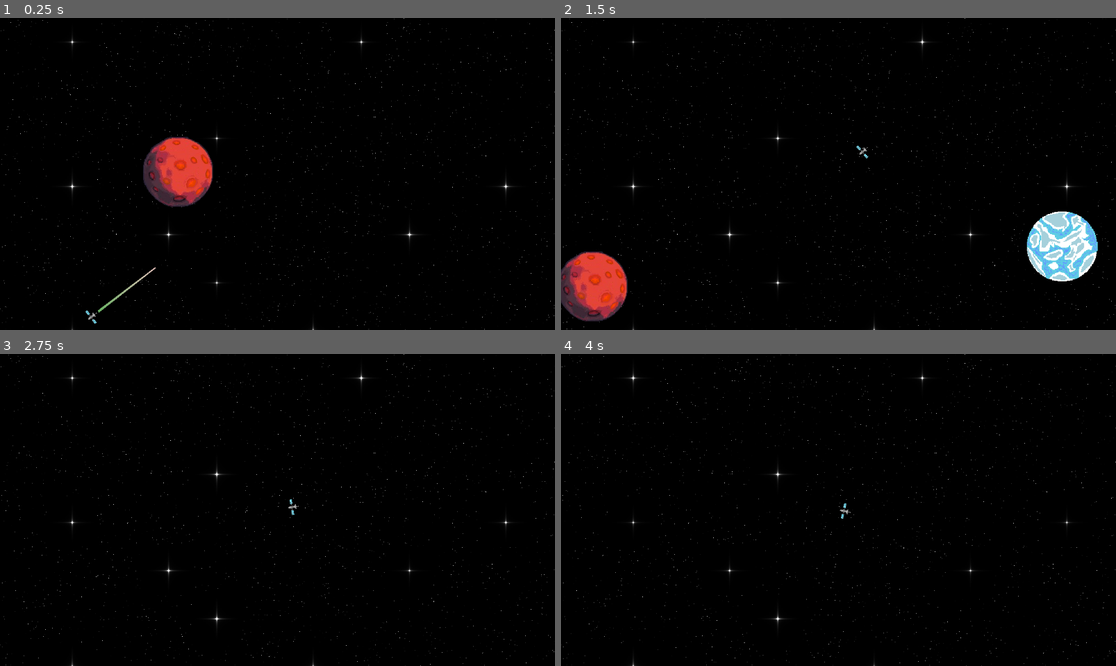
Above: before the commit, frames 1-4 (two rows, left to right).
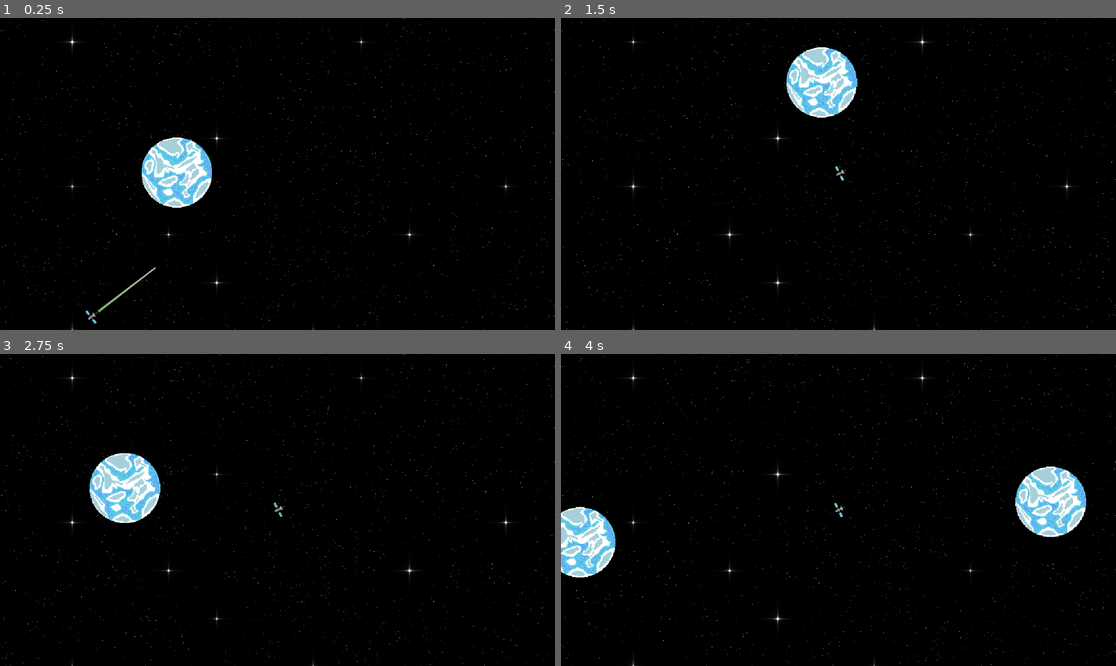
Above: after the commit, the same moments.

Repository: Revarsel/Planet_Loop
Game: Godot game, scene res://Scenes/world.tscn
Same seed, same stepped clock (60 frames per second), same inputs: the game is played once before the commit and once after it.
Inputs (mouse positions are in pixels of both pictures, inside the frame that each line leads up to):
- Up to frame 1 (0.25 s): no input
- Up to frame 2 (1.5 s): move the mouse to (960, 158) at 0.52 s; hold Right mouse button (right_click) 0.53-1.28 s; click (960, 158) at 0.67 s; move the mouse to (727, 189) at 1.27 s; tap F at 1.35 s; click (727, 189) at 1.42 s
- Up to frame 3 (2.75 s): move the mouse to (333, 441) at 2.02 s; hold Right mouse button (right_click) from 2.03 s (still down); click (333, 441) at 2.17 s
- Up to frame 4 (4 s): move the mouse to (810, 572) at 2.77 s; release Right mouse button (right_click) at 2.78 s; tap F at 2.85 s; click (810, 572) at 2.92 s; move the mouse to (1005, 556) at 3.52 s; hold Right mouse button (right_click) from 3.53 s (still down); click (1005, 556) at 3.67 s

The runs differ from the first frame. In frame 1, 2.6% of the frame differs, in the area x 0-100%, y 0-100%; in frame 2, 7.1%; in frame 3, 2.7%; in frame 4, 4.5%.
Error after the commit: Invalid call. Nonexistent function '_update' in base 'StaticBody2D'. (res://Scenes/planet.tscn::GDScript_xehyc:6)

Commit message:
some changes idk

Diff:
--- a/Scenes/planet.tscn
+++ b/Scenes/planet.tscn
@@ -1,7 +1,15 @@
 [gd_scene load_steps=5 format=3 uid="uid://w6a8ecucjs34"]
 
-[ext_resource type="Script" uid="uid://ctp2ijkmuavnm" path="res://Scripts/planet.gd" id="1_xehyc"]
 [ext_resource type="Texture2D" uid="uid://3y2fga4lv40u" path="res://Assets/Earth-3.png" id="2_vpe2g"]
+
+[sub_resource type="GDScript" id="GDScript_xehyc"]
+script/source = "
+extends Node
+
+func _process(delta: float) -> void:
+	var parent = get_parent()
+	parent._update()
+"
 
 [sub_resource type="CircleShape2D" id="CircleShape2D_kg0dd"]
 radius = 75.6637
@@ -10,14 +18,12 @@
 radius = 300.0
 
 [node name="Planet" type="StaticBody2D"]
-script = ExtResource("1_xehyc")
-gravity = 10000.0
-max_distance = 1000
 
 [node name="Sprite2D" type="Sprite2D" parent="."]
 texture_filter = 1
 scale = Vector2(0.13, 0.13)
 texture = ExtResource("2_vpe2g")
+script = SubResource("GDScript_xehyc")
 
 [node name="CollisionShape2D" type="CollisionShape2D" parent="."]
 shape = SubResource("CircleShape2D_kg0dd")
--- a/Scenes/world.tscn
+++ b/Scenes/world.tscn
@@ -1,12 +1,9 @@
-[gd_scene load_steps=9 format=3 uid="uid://bs6raedppu003"]
+[gd_scene load_steps=6 format=3 uid="uid://bs6raedppu003"]
 
 [ext_resource type="Script" uid="uid://b17agoqotreoi" path="res://Scripts/camera_2d.gd" id="1_5a7ea"]
 [ext_resource type="PackedScene" uid="uid://d1v78v08q0431" path="res://Scenes/player.tscn" id="1_a02cp"]
 [ext_resource type="Shader" uid="uid://begufrpx4wpku" path="res://Scripts/world.gdshader" id="2_8j60k"]
 [ext_resource type="PackedScene" uid="uid://w6a8ecucjs34" path="res://Scenes/planet.tscn" id="2_go701"]
-[ext_resource type="Resource" uid="uid://rn22vv13aith" path="res://Assets/Mars.tres" id="5_fo5ed"]
-[ext_resource type="Resource" uid="uid://cpgl4bxh62l87" path="res://Assets/Earth.tres" id="6_5ukr8"]
-[ext_resource type="Resource" uid="uid://dijs1qq1y05i1" path="res://Assets/Earth2.tres" id="7_o06y3"]
 
 [sub_resource type="ShaderMaterial" id="ShaderMaterial_fo5ed"]
 shader = ExtResource("2_8j60k")
@@ -42,12 +39,9 @@
 
 [node name="Planet" parent="." instance=ExtResource("2_go701")]
 position = Vector2(367, 321)
-res = ExtResource("5_fo5ed")
 
 [node name="Planet2" parent="." instance=ExtResource("2_go701")]
 position = Vector2(1262, 956)
-res = ExtResource("6_5ukr8")
 
 [node name="Planet3" parent="." instance=ExtResource("2_go701")]
 position = Vector2(1344, 237)
-res = ExtResource("7_o06y3")
--- a/Scripts/planet.gd
+++ b/Scripts/planet.gd
@@ -27,8 +27,8 @@
 func _ready() -> void:
 	area.body_entered.connect(_on_body_entered)
 	area.body_exited.connect(_on_body_exited)
+	Signals.player_destroyed.connect(_player_destroyed)
 	_update()
-	Signals.player_destroyed.connect(_player_destroyed)
 
 func _process(delta: float) -> void:
 	Engine.time_scale = 2
